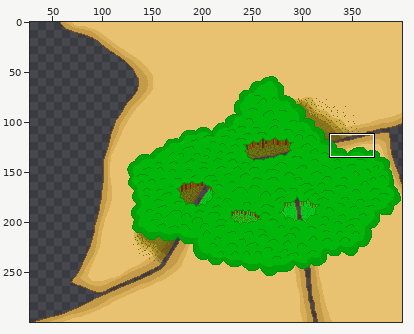
File history of a pixel-art file, res/bg/world2.aseprite. The picture above shows the old version from afar; the outline marks the close-up.
Close-up. As it was:
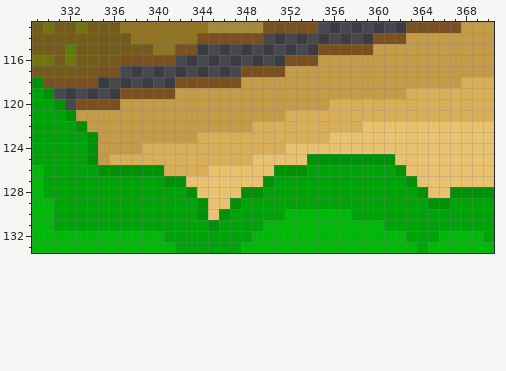
400x300 pixels, 1 frame. Colours within 5 levels of each other are drawn and written as one. Shown: x 329..370, y 113..133. The wide view leaves out empty margins. The commit also changed other parts of the picture, which this record leaves out.
The result:
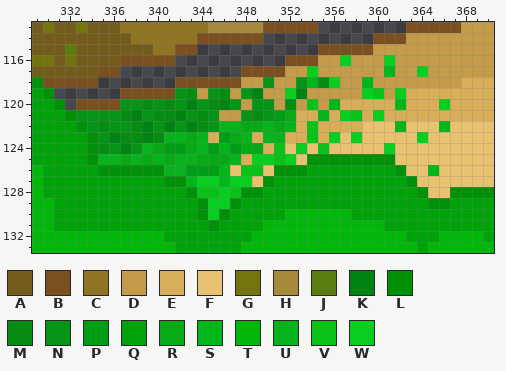
Palette (. is transparent): A #735c1b  B #7b5020  C #917421  D #c49b49  E #d9ae59  F #e8c171  G #72750d  H #a48a3a  J #5a7d0e  K #008312  L #009108  M #068c12  N #069417  P #009e15  Q #00a209  R #07a915  S #00b618  T #00b70a  U #07b31c  V #08c218  W #08ce20
Change:
Layer "Layer 3":
Colour D gives way to colour K in row 119 at x 349 and 353; in row 120 at x 343 and 346; in row 121 at x 338 and 342; in row 122 at x 339, 341 and 343; in row 123 at x 336 and 339; in row 124 at x 337.
Colour D gives way to colour M in row 118 at x 355; in row 119 at x 343 and 346; in row 120 at x 339, 341, 345 and 352; in row 121 at x 337, 340 to 341, 344 and 349; in row 122 at x 335, 338 and 344; in row 123 at x 337 to 338 and 340.
Colour D gives way to colour M in row 124 at x 335.
Colour D gives way to colour N in row 118 at x 350 and 353; in row 119 at x 342, 345 and 348; in row 120 at x 337 to 338, 340, 342, 344, 347 and 349 to 350; in row 121 at x 333 to 336, 339, 343, 345, 348 and 350; in row 122 at x 334, 336 to 337, 340, 342 and 345; in row 123 at x 335.
Colour D gives way to colour N in row 124 at x 336 and 338.
Colour D gives way to colour P in row 121 at x 351.
Colour E gives way to colour P in row 123 at x 346; in row 124 at x 341 to 342, 345 and 347; in row 126 at x 343 to 344.
Colour F gives way to colour P in row 126 at x 345.
Colour D gives way to colour R in row 122 at x 348; in row 123 at x 343.
Colour E gives way to colour R in row 121 at x 352; in row 122 at x 349 and 351; in row 123 at x 347; in row 124 at x 340, 343 and 348 to 349; in row 125 at x 337, 339, 341 and 344 to 346.
Colour D gives way to colour S in row 117 at x 361; in row 118 at x 354 and 359.
Colour E gives way to colour S in row 120 at x 356 and 362; in row 121 at x 355.
Colour F gives way to colour S in row 122 at x 362 and 366; in row 126 at x 346 and 365; in row 127 at x 343 and 346.
Colour D gives way to colour U in row 122 at x 346 to 347; in row 123 at x 341 to 342; in row 125 at x 335.
Colour E gives way to colour U in row 122 at x 350 and 352; in row 123 at x 344, 348 and 350 to 351; in row 124 at x 339, 344 and 346; in row 125 at x 336, 338, 340, 342 to 343 and 347; in row 126 at x 341 to 342.
Colour D gives way to colour V in row 119 at x 360; in row 120 at x 354.
Colour E gives way to colour V in row 121 at x 358; in rows 122 to 123 at x 354; in row 124 at x 351.
Colour F gives way to colour V in row 124 at x 355; in row 125 at x 351; in row 126 at x 348 to 349; in row 128 at x 344 to 345 and 347.
Colour D gives way to colour W in row 116 at x 357 and 361; in row 117 at x 354 and 364; in row 118 at x 356; in row 119 at x 352, 359 and 362.
Colour E gives way to colour W in row 120 at x 366; in row 121 at x 357 and 360.
Colour F gives way to colour W in row 123 at x 356, 358 and 364; in row 124 at x 353 and 361; in row 125 at x 349 to 350 and 352; in row 127 at x 344 to 345 and 347 to 348; in row 128 at x 346; in row 129 at x 345 to 346.
Colour F gives way to colour W in row 130 at x 345.
